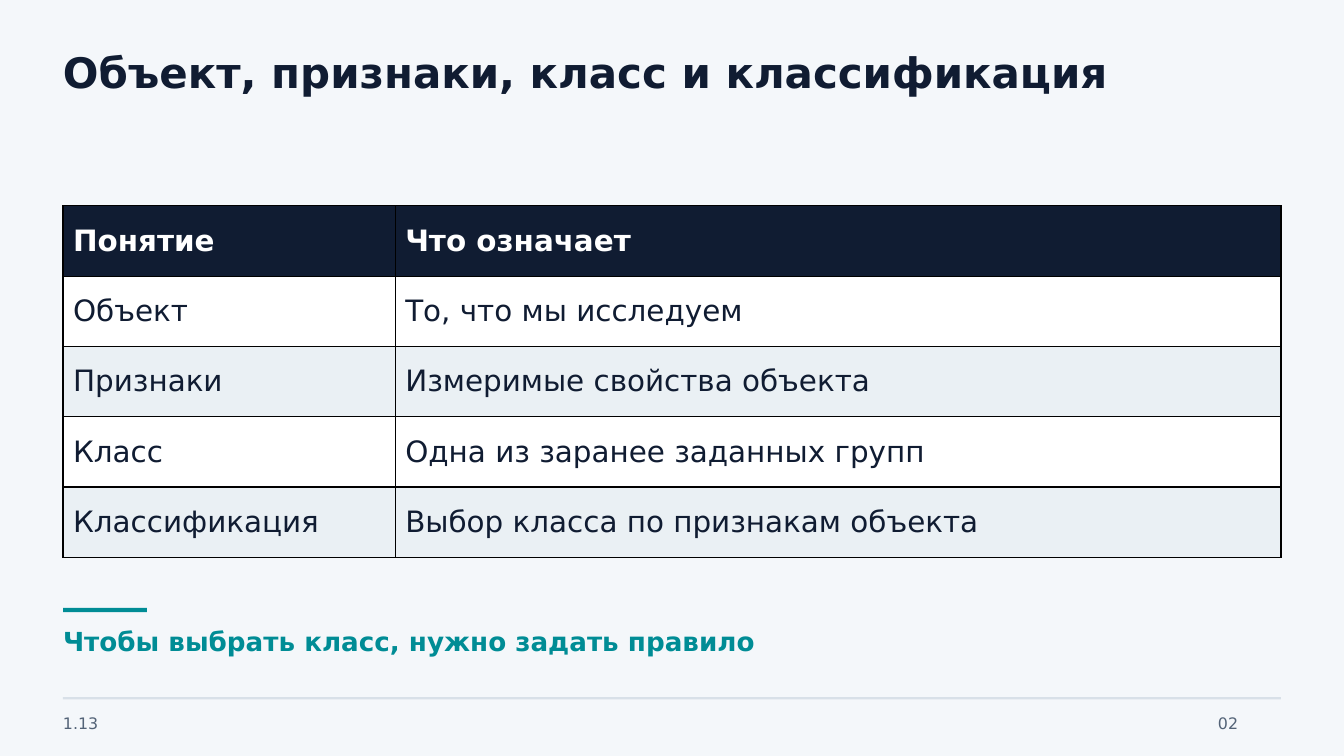
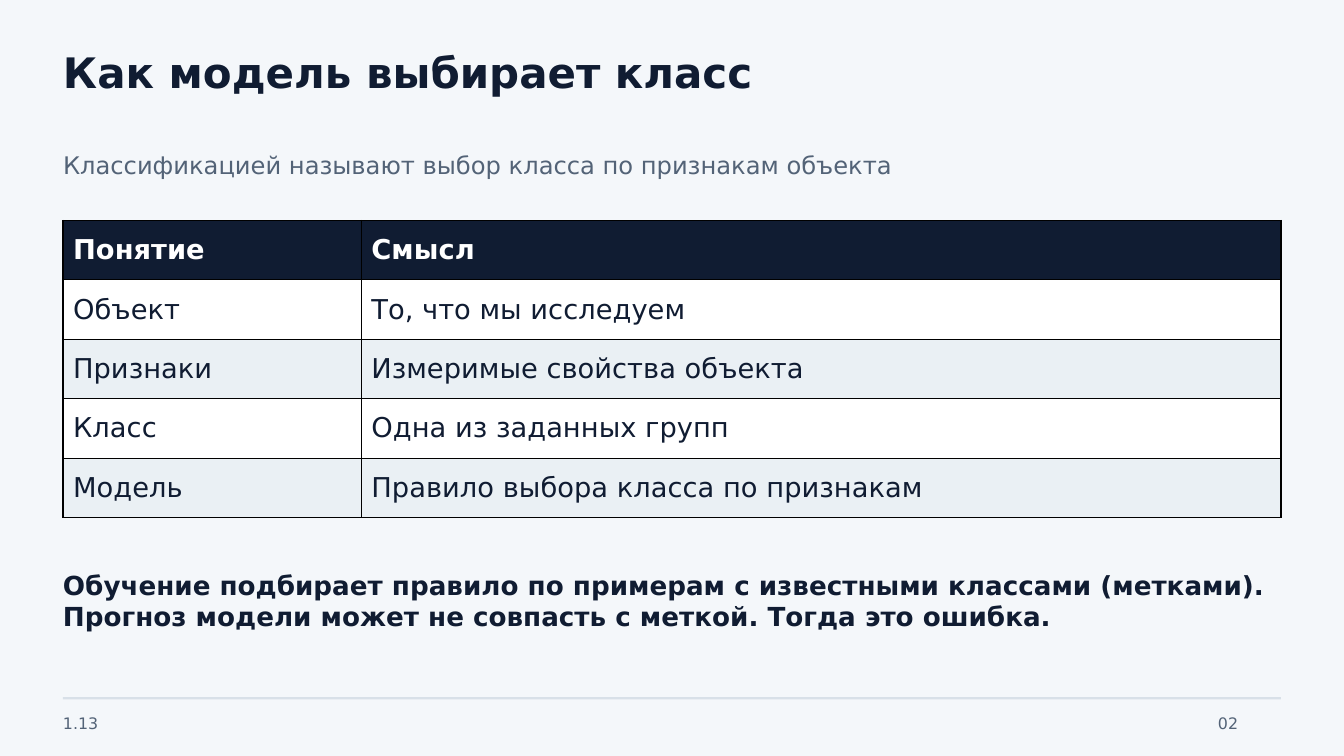
Before and after one commit to johnnilson664-sys/gis, a slide deck: slide 2 of presentations/1.13-etalony-otstupy/Etalony_otstupy_SYN_flood.pptx. Drawn at 1344x756 pixels with LibreOffice and Linux fonts; fonts in the diff are those of the drawing. Boxes give left, top, right and bottom in pixels: in the first picture for what was removed or moved away, otherwise in the second. Text is boxed around its words. In the diff, an @@ line names an element or a change of style, - is before the commit and + after.

```diff
--- a/presentations/1.13-etalony-otstupy/Etalony_otstupy_SYN_flood.pptx
+++ b/presentations/1.13-etalony-otstupy/Etalony_otstupy_SYN_flood.pptx
@@ text at [63, 55, 752, 97]: text changed @@
-Объект, признаки, класс и классификация
+Как модель выбирает класс
@@ text added at [63, 155, 892, 179], 17.2 pt, text #536377 @@
+Классификацией называют выбор класса по признакам объекта
@@ table at [63, 221, 1280, 518] @@
-row 1, column 2: Что означает
+row 1, column 2: Смысл
-row 4, column 2: Одна из заранее заданных групп
+row 4, column 2: Одна из заданных групп
-row 5, column 1: Классификация
+row 5, column 1: Модель
-row 5, column 2: Выбор класса по признакам объекта
+row 5, column 2: Правило выбора класса по признакам
@@ size 21 to 19.5 pt in "Понятие", "Объект", "То, что мы исследуем", "Признаки" and 2 more places @@
@@ table: place and size @@
-table at [63, 206, 1281, 558]
+table at [63, 221, 1280, 518]
@@ text added at [63, 574, 1263, 631], 18.8 pt, text #101C32, bold @@
+Обучение подбирает правило по примерам с известными классами (метками).
+Прогноз модели может не совпасть с меткой. Тогда это ошибка.
@@ rectangle removed at [63, 608, 146, 612] @@
@@ text removed at [63, 631, 755, 657] @@
-Чтобы выбрать класс, нужно задать правило
```
Also in this commit, not shown: 8 other slides changed, 4 slides added, 15 slides removed, 5 other files.
